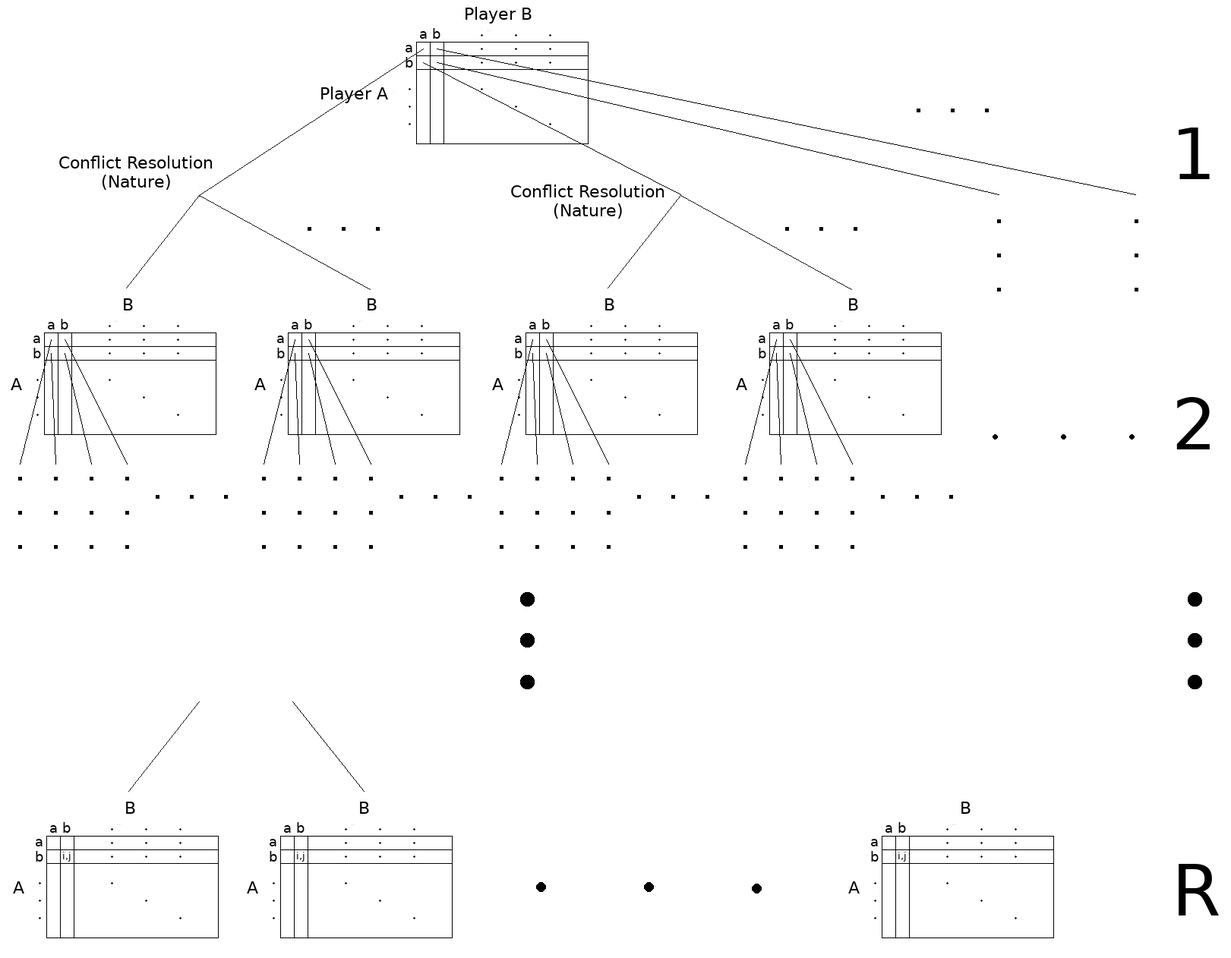
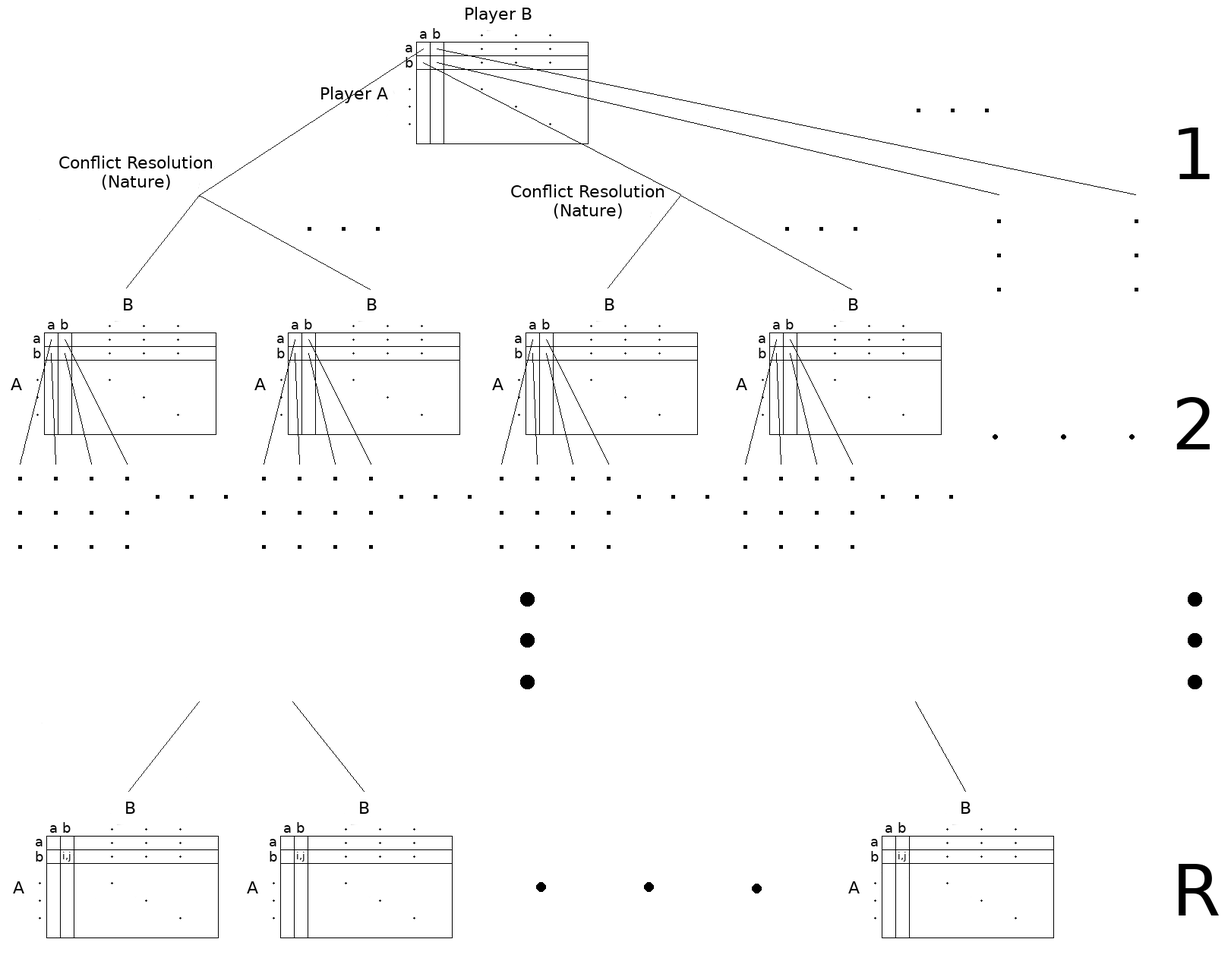
Layered file, before and after one edit (1231 × 958). Changes by layer:
painted on "Background" over box(914, 701, 966, 792)
